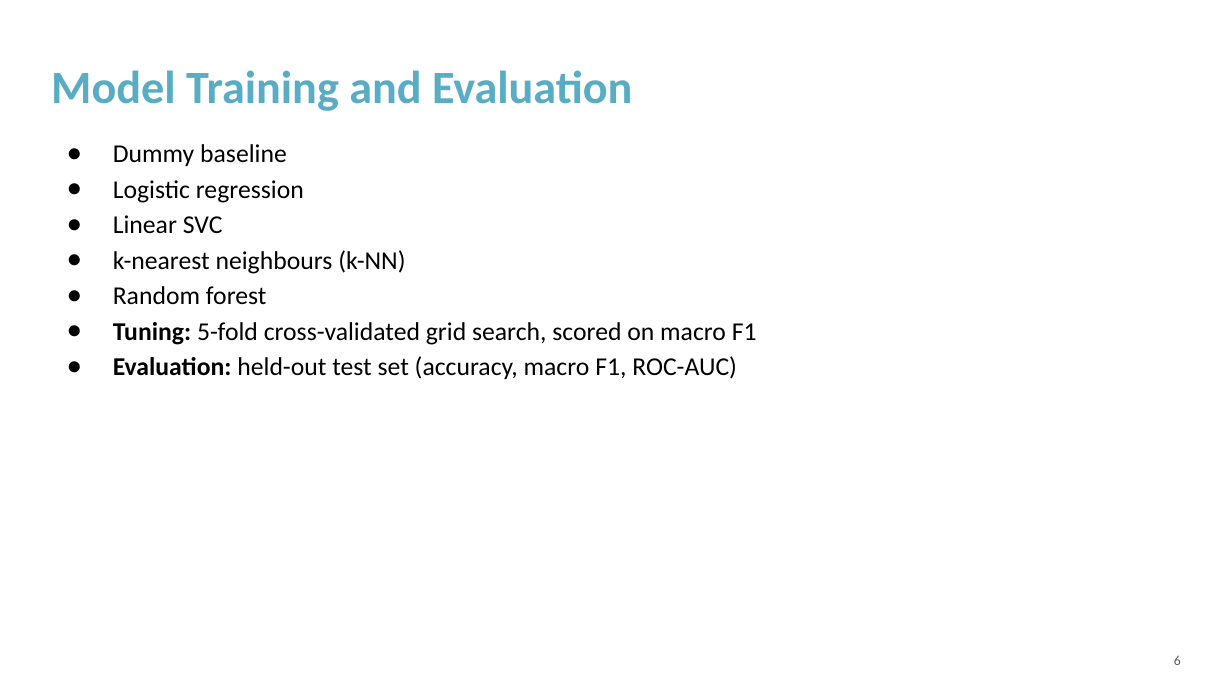
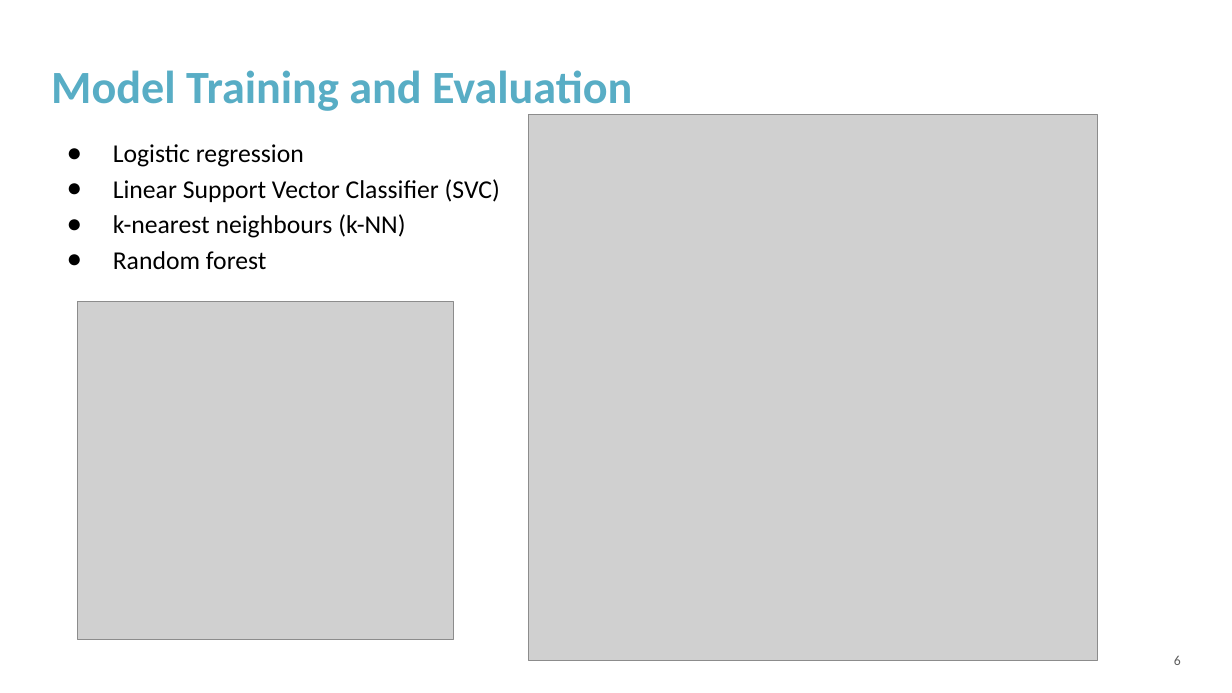
Before and after one commit to KWycliff/lung-cancer-classification, a slide deck: slide 6 of presentation_slides/Wycliff_Kaweesa_final_presentation.pptx. Drawn at 1232x693 pixels with LibreOffice and Linux fonts; fonts in the diff are those of the drawing; grey boxes stand for pictures; background and template pictures are left out. Boxes give left, top, right and bottom in pixels: in the first picture for what was removed or moved away, otherwise in the second. Text is boxed around its words. In the diff, an @@ line names an element or a change of style, - is before the commit and + after.

```diff
--- a/presentation_slides/Wycliff_Kaweesa_final_presentation.pptx
+++ b/presentation_slides/Wycliff_Kaweesa_final_presentation.pptx
@@ picture added at <box>529,115,1097,660</box> @@
@@ text at <box>113,144,287,166</box>: paragraph removed @@
-● Dummy baseline
@@ text at <box>113,179,500,202</box>: text changed @@
-● Linear SVC
+● Linear Support Vector Classifier (SVC)
@@ picture added at <box>78,302,453,640</box> @@
@@ text at <box>113,322,757,379</box>: paragraphs removed @@
-● Tuning: 5-fold cross-validated grid search, scored on macro F1
-● Evaluation: held-out test set (accuracy, macro F1, ROC-AUC)
```
Also in this commit, not shown: 1 other slide changed, 5 slides added, 6 slides removed, 1 other file.
